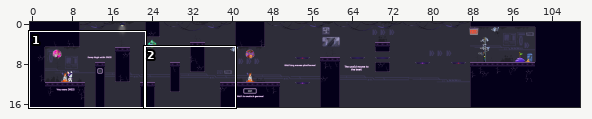
Level history. Tiled map (JSON): desktop/out/production/resources/levelsJson/tutorial2.tmj. The picture above shows the old version from afar; the outline marks the close-up.
Close-up. Before the edit:
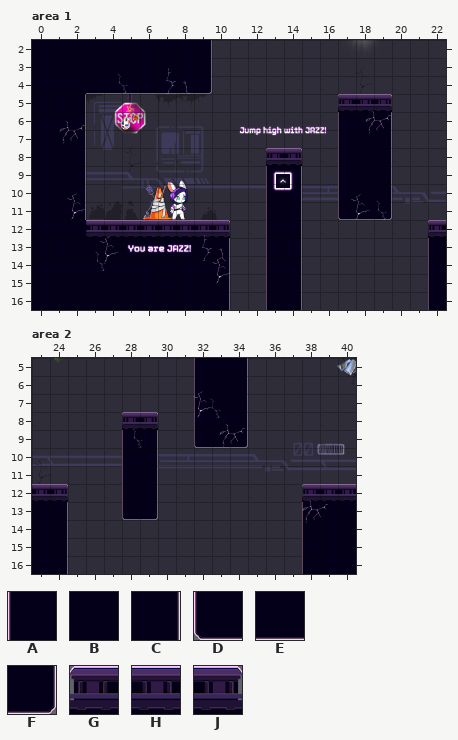
Cells are 64x64 px. Shown: area 1 x 0..22, y 2..16; area 2 x 23..40, y 5..16.
Key: from "rabbeatTileset": A 6, B 7, C 8, D 9, E 10, F 11, G 12, H 13, J 14.
_ is an empty cell.
Layer "walls" before, area 1, first column x 0:
 2 BBBBBBBBBC_____________
 3 BBBBBBBBBC_____________
 4 BBBEEEEEEF_____________
 5 BBC______________GHJ___
 6 BBC______________ABC___
 7 BBC______________ABC___
 8 BBC__________GJ__ABC___
 9 BBC__________AC__ABC___
10 BBC__________AC__ABC___
11 BBC__________AC__DEF___
12 BBBHHHHHHHJ__AC_______G
13 BBBBBBBBBBC__AC_______A
14 BBBBBBBBBBC__AC_______A
15 BBBBBBBBBBC__AC_______A
16 BBBBBBBBBBC__AC_______A
Layer "walls" before, area 2, first column x 23:
 5 _________ABC______
 6 _________ABC______
 7 _________ABC______
 8 _____GJ__ABC______
 9 _____AC__DEF______
10 _____AC___________
11 _____AC___________
12 HJ___AC________GHH
13 BC___DF________ABB
14 BC_____________ABB
15 BC_____________ABB
16 BC_____________ABB
And afterwards:
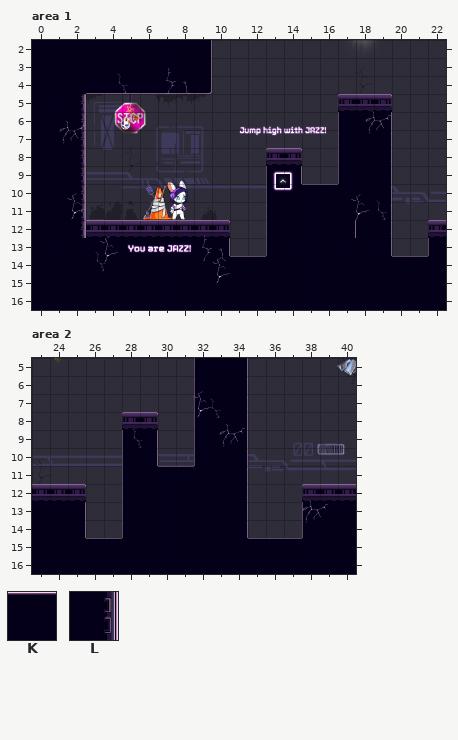
Further tiles: from "rabbeatTileset": K 4, L 15.
From old to new:
{"where": "layer \"walls\", area 1"}
{"y":5,"x":2,"old":"C","new":"L"}
{"y":6,"x":2,"old":"C","new":"L"}
{"y":7,"x":2,"old":"C","new":"L"}
{"y":8,"x":2,"old":"C","new":"L"}
{"y":9,"x":2,"old":"C","new":"L"}
{"y":10,"x":2,"old":"C","new":"L"}
{"y":10,"x":14,"old":"C__A","new":"BKKB"}
{"y":11,"x":2,"old":"C","new":"L"}
{"y":11,"x":14,"old":"C__DEF","new":"BBBBBC"}
{"y":12,"x":2,"old":"B","new":"L"}
{"y":12,"x":14,"old":"C_____","new":"BBBCBC"}
{"y":13,"x":14,"old":"C_____","new":"BBBBBC"}
{"y":14,"x":10,"old":"C__AC_______A","new":"BKKBBBBBBBKKB"}
{"y":15,"x":10,"old":"C__AC_______A","new":"BBBBBBBBBBBBB"}
{"y":16,"x":10,"old":"C__AC_______A","new":"BBBBBBBBBBBBB"}
{"where": "layer \"walls\", area 2"}
{"y":9,"x":32,"old":"DEF","new":"ABC"}
{"y":10,"x":32,"old":"___","new":"ABC"}
{"y":11,"x":29,"old":"C_____","new":"BKKBBC"}
{"y":12,"x":24,"old":"J_","new":"HJ"}
{"y":12,"x":29,"old":"C_____","new":"BBBBBC"}
{"y":13,"x":24,"old":"C_","new":"BC"}
{"y":13,"x":28,"old":"DF_____","new":"ABBBBBC"}
{"y":14,"x":24,"old":"C_","new":"BC"}
{"y":14,"x":28,"old":"_______","new":"ABBBBBC"}
{"y":15,"x":24,"old":"C_____________A","new":"BBKKBBBBBBBKKKB"}
{"y":16,"x":24,"old":"C_____________A","new":"BBBBBBBBBBBBBBB"}
{"label":"changed","picture_box":[81,94,86,238]}
{"label":"changed","picture_box":[229,184,429,310]}
{"label":"changed","picture_box":[66,445,303,574]}
